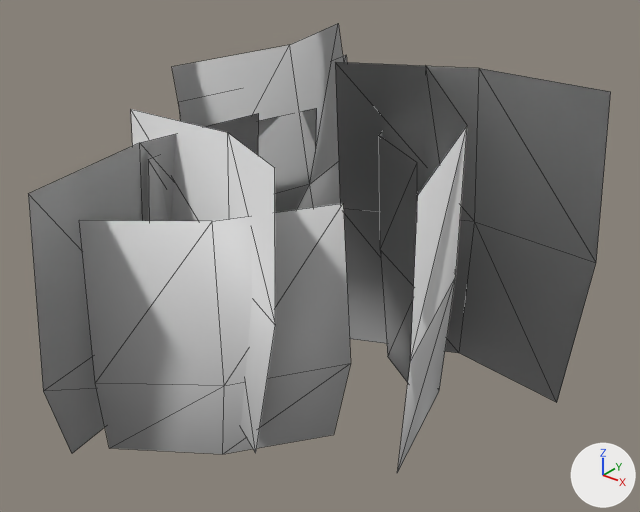
Before and after pictures for a commit that changed the glTF model game/assets/flora/SM_Flower_Patch_02.glb.
Rendered twice from a camera (50 mm lens) standing at (1.75, -2.1, 1.84) and looking at (0.06, 0.01, 0.53). Every picture has the same lights, and +X, +Y and +Z are marked at lower right. The picture after the commit comes second. Mesh edges are drawn as thin lines.

Names of what the first picture shows: 'SM_Flower_Patch_02'.
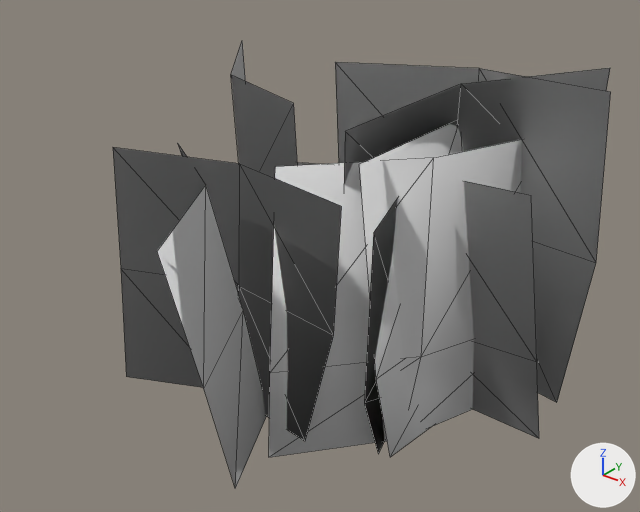
Changed parts and their boxes (x1, y1, x2, y2) in the pictures (640 x 512 px; the box of a moved part takes in the faces that stretch with it):
'SM_Flower_Patch_02', reshaped (15% narrower)
    before: (28, 24, 611, 473)
    after: (113, 42, 611, 489)
part 1 of me_sm_flower_patch_02_001, moved or reshaped
    before: (179, 55, 347, 127)
    after: (269, 139, 522, 457)
part 2 of me_sm_flower_patch_02_001, moved or reshaped
    before: (397, 66, 467, 473)
    after: (157, 144, 266, 489)
part 3 of me_sm_flower_patch_02_001, moved or reshaped
    before: (172, 24, 343, 213)
    after: (113, 147, 342, 441)
part 4 of me_sm_flower_patch_02_001, moved or reshaped
    before: (131, 109, 275, 453)
    after: (231, 42, 297, 178)
part 5 of me_sm_flower_patch_02_001, added
    after: (344, 68, 610, 184)
part 6 of me_sm_flower_patch_02_001, deleted
    before: (79, 203, 351, 454)
part 7 of me_sm_flower_patch_02_001, deleted (mostly hidden)
    before: (148, 108, 317, 221)
part 8 of me_sm_flower_patch_02_001, deleted
    before: (28, 113, 259, 453)
part 9 of me_sm_flower_patch_02_001, built on
    before: (379, 132, 417, 383)
    after: (297, 124, 539, 457)

The edits, one by one:
me_sm_flower_patch_02_001 is used by ob_sm_flower_patch_02; location (0.0, 0.0, 0.0).
me_sm_flower_patch_02_001 had 81 vertices, 72 faces and spanned x -0.55..0.87, y -0.85..0.91, z -0.04..1.16.
me_sm_flower_patch_02_001 now has 81 vertices, 72 faces and spans x -0.74..0.87, y -0.79..0.89, z -0.04..1.16.
me_sm_flower_patch_02_001 part 1: the loose piece of 9 vertices spanning x -0.52..-0.29, y -0.13..0.91, z -0.04..0.99 is multiplied about its middle by the matrix ((0.831, 0.481, 0.078), (-0.48, 0.835, -0.042), (-0.089, -0.003, 0.96)), then moved by (0.81, -0.32, -0.02).
me_sm_flower_patch_02_001 part 2: the loose piece of 9 vertices spanning x 0.11..0.67, y -0.37..0.5, z 0.0..1.13 is multiplied about its middle by the matrix ((0.803, -0.152, -0.165), (0.141, 0.819, -0.067), (0.175, 0.036, 0.815)), then moved by (-0.42, -0.51, -0.09).
me_sm_flower_patch_02_001 part 3: the loose piece of 9 vertices spanning x -0.54..-0.26, y -0.05..0.9, z 0.03..1.11 is multiplied about its middle by the matrix ((-0.201, -0.778, 0.042), (0.776, -0.195, 0.085), (-0.072, 0.061, 0.799)), then moved by (0.39, -0.78, -0.06).
me_sm_flower_patch_02_001 part 4: the loose piece of 9 vertices spanning x -0.55..0.26, y -0.48..-0.21, z 0.04..1.02 is turned 156.4 degrees about the z axis through its middle and scaled by 1.07, then moved by (-0.23, 0.61, 0.02).
me_sm_flower_patch_02_001 part 5: the loose piece of 9 vertices spanning x -0.09..0.87, y 0.28..0.48, z 0.03..1.16 is copied, and the copy is multiplied about its middle by the matrix ((0.515, -0.853, 0.083), (0.856, 0.507, -0.095), (0.039, 0.12, 0.992)), then moved by (0.02, -0.03, -0.02); it spans x 0.2..0.71, y -0.16..0.76, z -0.01..1.15.
me_sm_flower_patch_02_001 part 6: the loose piece of 9 vertices spanning x -0.33..0.27, y -0.67..-0.1, z -0.04..0.81 is deleted.
me_sm_flower_patch_02_001 part 7: the loose piece of 9 vertices spanning x -0.46..-0.36, y -0.38..0.53, z -0.04..0.88 is deleted.
me_sm_flower_patch_02_001 part 8: the loose piece of 9 vertices spanning x -0.47..-0.28, y -0.85..0.14, z -0.04..0.94 is deleted.
Part 9, on me_sm_flower_patch_02_001:
9 vertices are removed from x -0.06..0.46, y 0.06..0.65, z 0.05..0.92.
8 faces are deleted.
27 vertices are added at x -0.12..0.79, y -0.24..0.89, z -0.04..1.0.
24 new faces join them.
